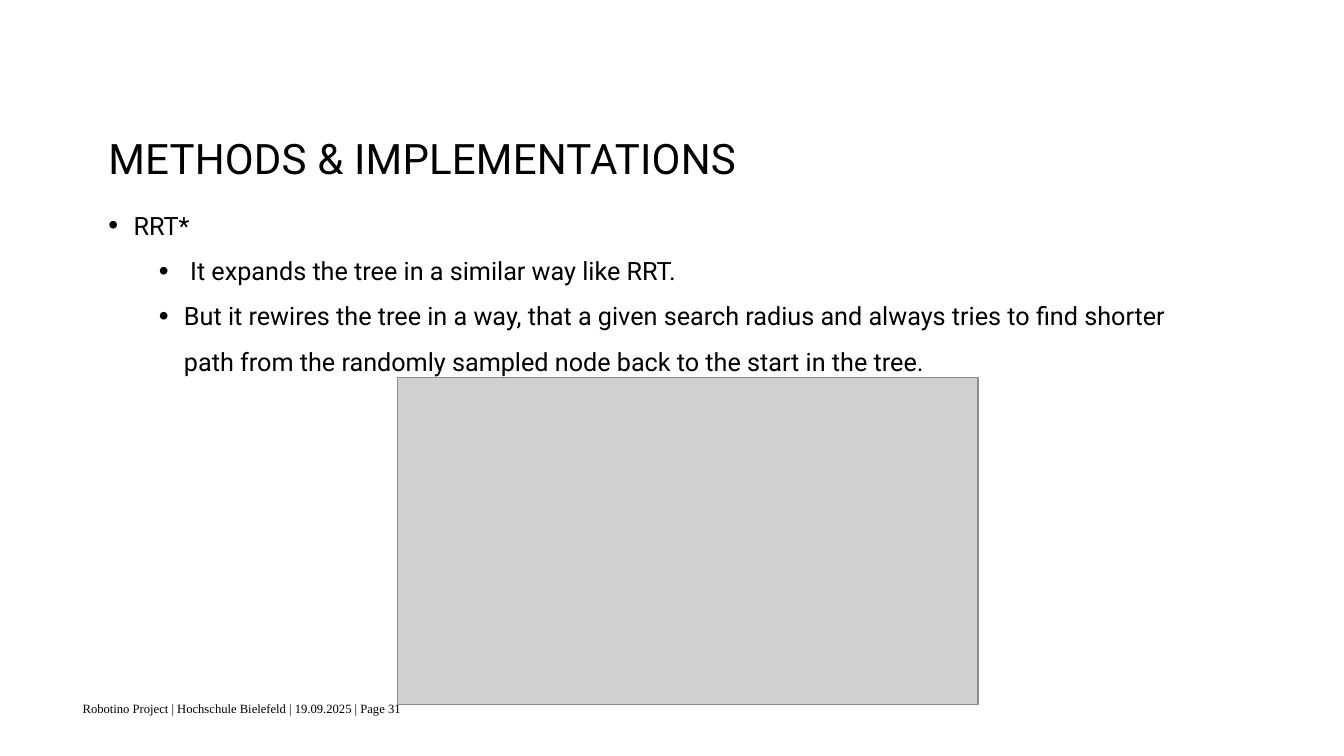
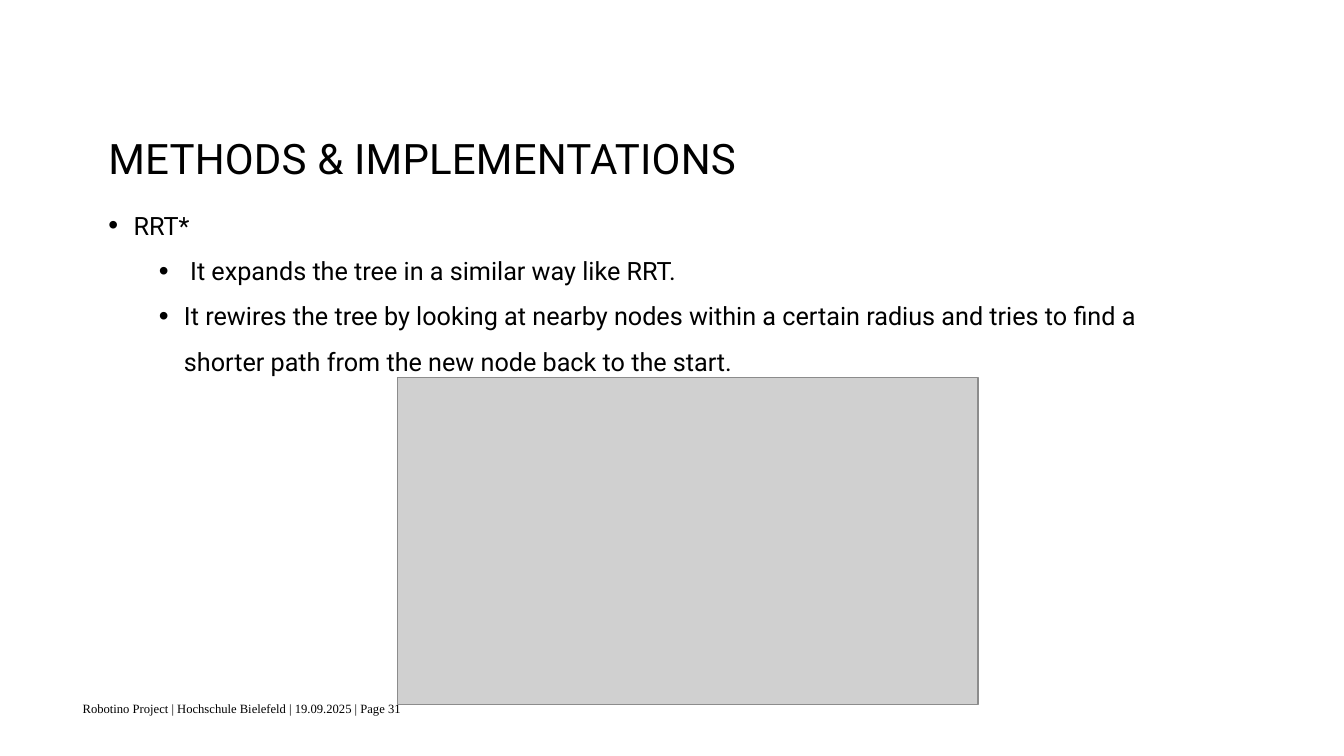
Before and after one commit to surajkarki66/robotino_project, a slide deck: slide 31 of docs/presentation.pptx. Drawn at 1344x756 pixels with LibreOffice and Linux fonts; fonts in the diff are those of the drawing; grey boxes stand for pictures; background and template pictures are left out. Boxes give left, top, right and bottom in pixels: in the first picture for what was removed or moved away, otherwise in the second. Text is boxed around its words. In the diff, an @@ line names an element or a change of style, - is before the commit and + after.

Commit message:
update presentation slide

```diff
--- a/docs/presentation.pptx
+++ b/docs/presentation.pptx
@@ text at (x1=184, y1=306, x2=1136, y2=376): text changed @@
-  • But it rewires the tree in a way, that a given search radius and always tries to find shorter path from the randomly sampled node back to the start in the tree.
+  • It rewires the tree by looking at nearby nodes within a certain radius and tries to find a shorter path from the new node back to the start.
```
Also in this commit, not shown: 15 other slides changed, 1 slide added, 1 other file.
